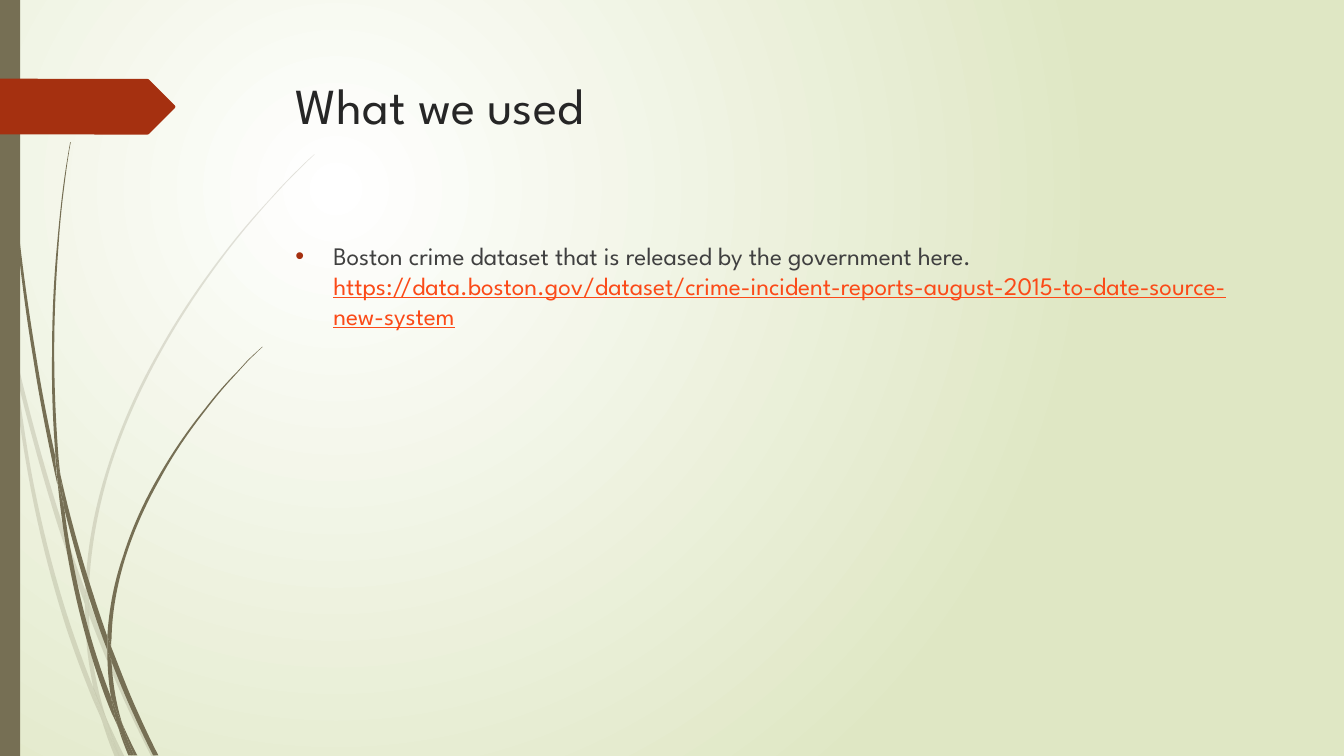
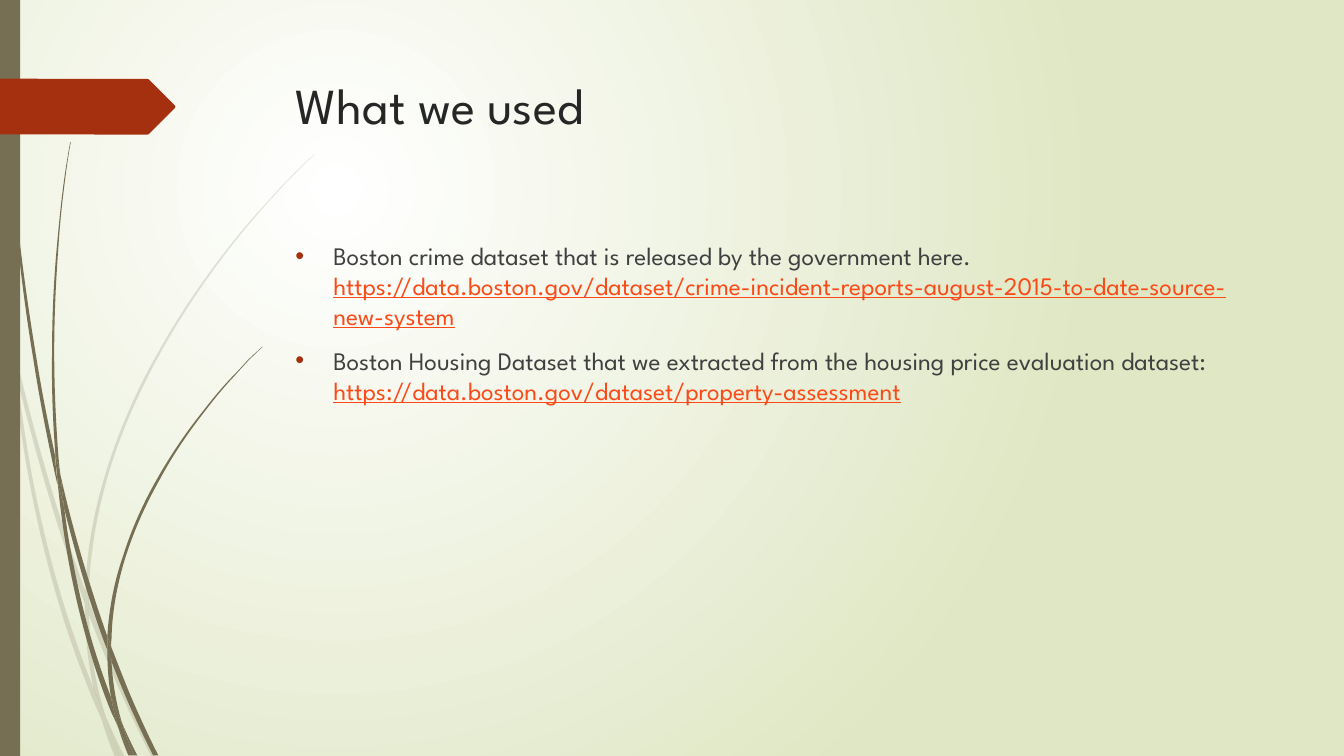
Before and after one commit to mitresh95/ImpactOfCrimeOnHousing, a slide deck: slide 3 of Presentation.pptx. Drawn at 1344x756 pixels with LibreOffice and Linux fonts; fonts in the diff are those of the drawing. Boxes give left, top, right and bottom in pixels: in the first picture for what was removed or moved away, otherwise in the second. Text is boxed around its words. In the diff, an @@ line names an element or a change of style, - is before the commit and + after.

```diff
--- a/Presentation.pptx
+++ b/Presentation.pptx
@@ text at (333,352,1206,406): paragraph added @@
+• Boston Housing Dataset that we extracted from the housing price evaluation dataset: https://data.boston.gov/dataset/property-assessment
```
Also in this commit, not shown: 5 other slides changed, 1 slide added.
